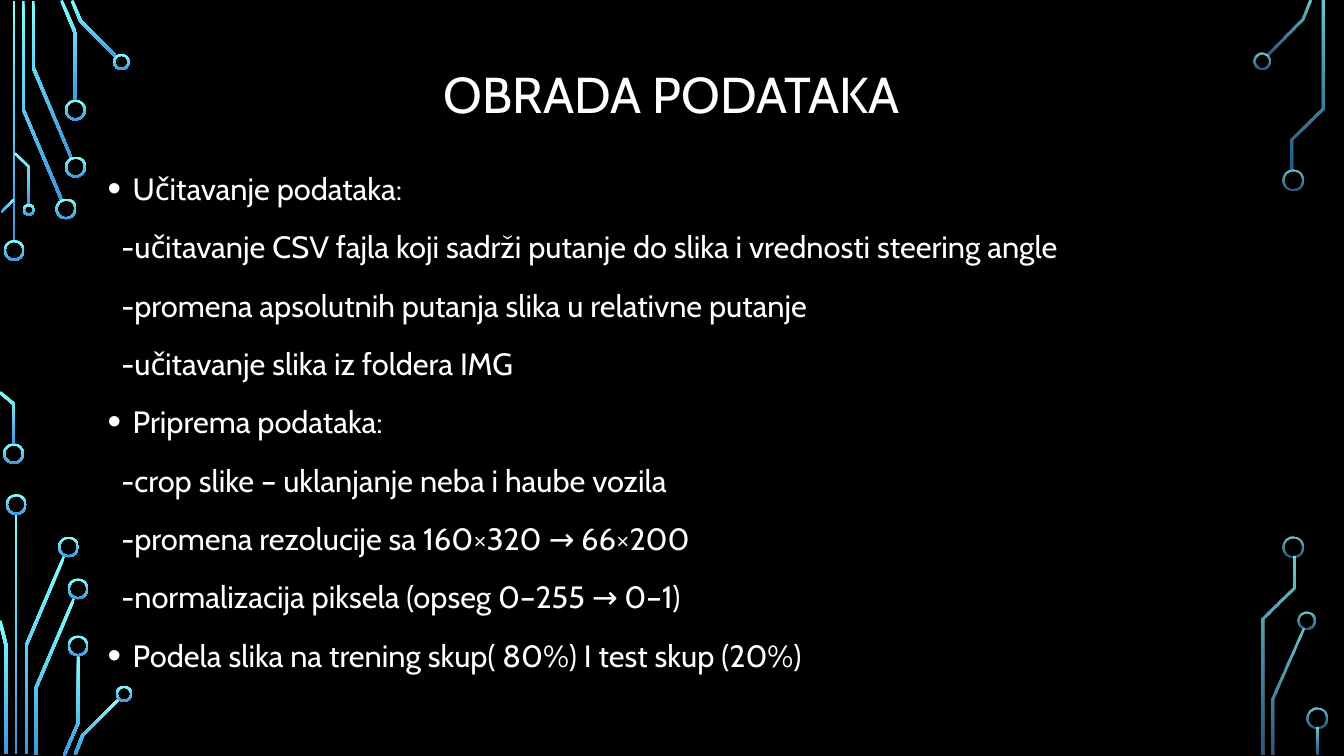
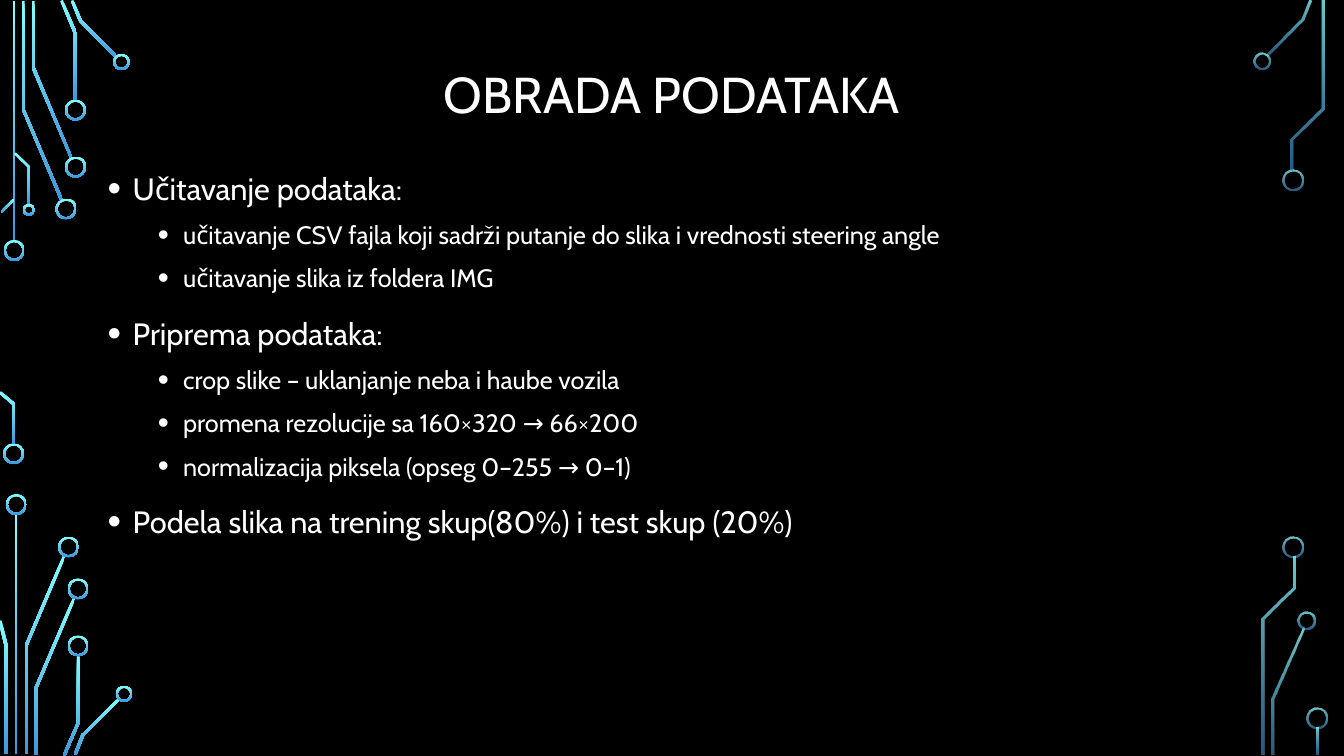
Before and after one commit to jglintic/duboko_ucenje, a slide deck: slide 4 of dubuko_ucenje_projekat_ppt.pptx. Drawn at 1344x756 pixels with LibreOffice and Linux fonts; fonts in the diff are those of the drawing; background and template pictures are left out. Boxes give left, top, right and bottom in pixels: in the first picture for what was removed or moved away, otherwise in the second. Text is boxed around its words. In the diff, an @@ line names an element or a change of style, - is before the commit and + after.

```diff
--- a/dubuko_ucenje_projekat_ppt.pptx
+++ b/dubuko_ucenje_projekat_ppt.pptx
@@ text at box(296, 225, 939, 288): text changed; size 22 to 18 pt @@
--učitavanje CSV fajla koji sadrži putanje do slika i vrednosti steering angle
--promena apsolutnih putanja slika u relativne putanje
--učitavanje slika iz foldera IMG
+  • učitavanje CSV fajla koji sadrži putanje do slika i vrednosti steering angle
+  • učitavanje slika iz foldera IMG
@@ text at box(133, 370, 793, 540): text changed; size 22 to 18 pt @@
--crop slike – uklanjanje neba i haube vozila
--promena rezolucije sa 160×320 → 66×200
--normalizacija piksela (opseg 0–255 → 0–1)
-• Podela slika na trening skup( 80%) I test skup (20%)
+  • crop slike – uklanjanje neba i haube vozila
+  • promena rezolucije sa 160×320 → 66×200
+  • normalizacija piksela (opseg 0–255 → 0–1)
+• Podela slika na trening skup(80%) i test skup (20%)
```
Also in this commit, not shown: 13 other slides changed, 1 slide added, 1 slide removed.
